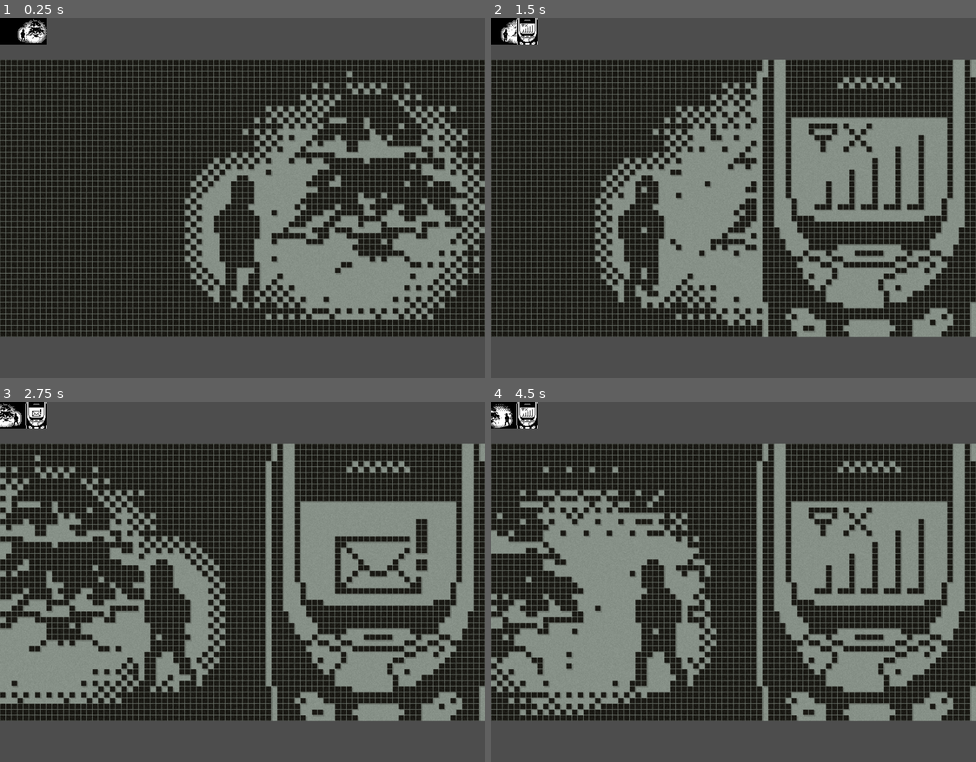
Above: before the commit, frames 1-4 (two rows, left to right).
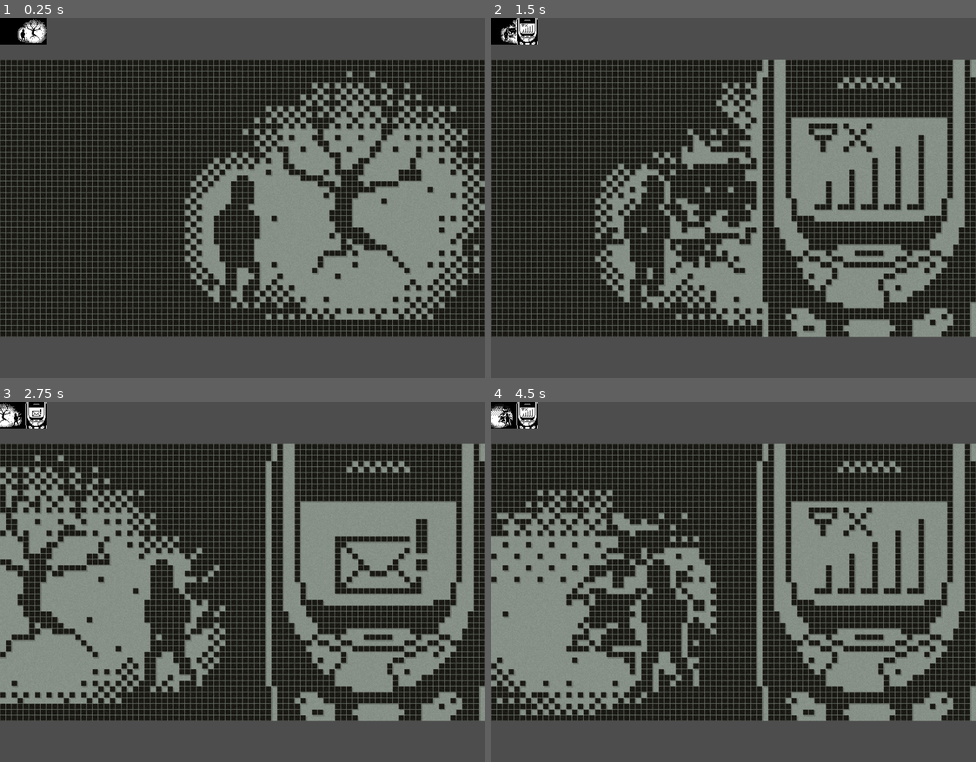
Above: after the commit, the same moments.

Repository: Eptwalabha/nj6-freeze
Game: Godot game, scene res://main.tscn
Two runs of this game, one before a commit and one after it. Both use one fixed random seed, a clock stepped at 60 frames per second and the inputs below. Sound files missing from this copy of the repository are replaced by a short silence.
Inputs:
- Up to frame 1 (0.25 s): no input
- Up to frame 2 (1.5 s): tap Enter at 0.5 s; hold Space (action-confirm) 0.53-1.28 s; hold Right (move_right) from 0.53 s (still down); tap Up (move_up) at 0.77 s; tap Space (action-confirm) at 1.35 s
- Up to frame 3 (2.75 s): tap Up (move_up) at 1.52 s; release Right (move_right) at 2.03 s; hold Left (move_left) from 2.03 s (still down); hold Space (action-confirm) from 2.03 s (still down)
- Up to frame 4 (4.5 s): release Left (move_left) at 2.78 s; release Space (action-confirm) at 2.78 s; hold Right (move_right) 2.78-4.28 s; tap Space (action-confirm) at 2.85, 4.35 s; tap Up (move_up) at 3.02, 3.77 s; hold Space (action-confirm) 3.53-4.28 s; hold Left (move_left) from 4.28 s (still down)

The runs differ from the first frame. In frame 1, 7.5% of the frame differs, in the area x 4-100%, y 0-84%; in frame 2, 6.1%; in frame 3, 7.2%; in frame 4, 11%, in the area x 0-47%, y 0-88%.

Commit message:
re-organize level

Diff:
--- a/scene/enemies/shadow.tscn
+++ b/scene/enemies/shadow.tscn
@@ -476,6 +476,7 @@
 autostart = true
 
 [node name="Label" type="Label" parent="."]
+visible = false
 offset_left = -40.0
 offset_top = -33.0
 offset_bottom = -24.0
--- /dev/null
+++ b/scene/game/frozen-map.tscn
@@ -0,0 +1,198 @@
+[gd_scene load_steps=15 format=3 uid="uid://bcei26fhiuwfn"]
+
+[ext_resource type="Texture2D" uid="uid://bjaw7b3gfr1kb" path="res://assets/img/props/nature.png" id="1_bjwek"]
+[ext_resource type="Script" path="res://scene/game/map.gd" id="1_u0pnf"]
+[ext_resource type="Material" uid="uid://4qotextykkj0" path="res://assets/material/dither.tres" id="2_aqtrm"]
+[ext_resource type="PackedScene" uid="uid://cm2v0fcolsc2k" path="res://scene/core/dialog_trigger.tscn" id="4_gty0q"]
+
+[sub_resource type="Gradient" id="Gradient_4ufv7"]
+offsets = PackedFloat32Array(0)
+colors = PackedColorArray(0, 0, 0, 1)
+
+[sub_resource type="GradientTexture2D" id="GradientTexture2D_ucaie"]
+gradient = SubResource("Gradient_4ufv7")
+width = 168
+height = 84
+
+[sub_resource type="OccluderPolygon2D" id="OccluderPolygon2D_khsu2"]
+polygon = PackedVector2Array(-100, 2, 41, 4, 99, -9, 121, -26, 134, -31, 179, -31, 173, -1, 184, 4, 298, 4, 307, 31, -150, 32)
+
+[sub_resource type="WorldBoundaryShape2D" id="WorldBoundaryShape2D_k2sur"]
+
+[sub_resource type="WorldBoundaryShape2D" id="WorldBoundaryShape2D_p1qj0"]
+normal = Vector2(1, 0)
+distance = -79.0
+
+[sub_resource type="WorldBoundaryShape2D" id="WorldBoundaryShape2D_7nsbq"]
+normal = Vector2(-1, 0)
+distance = -500.0
+
+[sub_resource type="Gradient" id="Gradient_fuqbt"]
+
+[sub_resource type="GradientTexture2D" id="GradientTexture2D_0w5sa"]
+gradient = SubResource("Gradient_fuqbt")
+width = 16
+fill_from = Vector2(0.5, 0.5)
+fill_to = Vector2(0.5, 0.7)
+
+[sub_resource type="Gradient" id="Gradient_4slfs"]
+offsets = PackedFloat32Array(0)
+colors = PackedColorArray(0, 0, 0, 1)
+
+[sub_resource type="GradientTexture2D" id="GradientTexture2D_hrw1l"]
+gradient = SubResource("Gradient_4slfs")
+
+[node name="FrozenMap" type="Node2D"]
+light_mask = 3
+script = ExtResource("1_u0pnf")
+
+[node name="Light" type="Node2D" parent="."]
+
+[node name="Darkness" type="PointLight2D" parent="Light"]
+unique_name_in_owner = true
+visible = false
+position = Vector2(0, -59.5119)
+scale = Vector2(1, 2.15476)
+blend_mode = 2
+texture = SubResource("GradientTexture2D_ucaie")
+
+[node name="LightOccluder2D" type="LightOccluder2D" parent="Light"]
+occluder = SubResource("OccluderPolygon2D_khsu2")
+occluder_light_mask = 3
+
+[node name="Physics" type="Node2D" parent="."]
+
+[node name="LevelBoundary" type="StaticBody2D" parent="Physics"]
+collision_layer = 2
+collision_mask = 0
+
+[node name="Bottom" type="CollisionShape2D" parent="Physics/LevelBoundary"]
+shape = SubResource("WorldBoundaryShape2D_k2sur")
+
+[node name="Left" type="CollisionShape2D" parent="Physics/LevelBoundary"]
+shape = SubResource("WorldBoundaryShape2D_p1qj0")
+
+[node name="Right" type="CollisionShape2D" parent="Physics/LevelBoundary"]
+shape = SubResource("WorldBoundaryShape2D_7nsbq")
+
+[node name="LevelCollision" type="StaticBody2D" parent="Physics"]
+collision_layer = 2
+collision_mask = 0
+
+[node name="CollisionShape2D" type="CollisionPolygon2D" parent="Physics/LevelCollision"]
+polygon = PackedVector2Array(43, 2, 72, -5, 96, -13, 111, -24, 119, -31, 131, -35, 186, -35, 193, -30, 196, 22, 43, 20)
+
+[node name="Props" type="Node2D" parent="."]
+
+[node name="Background" type="Sprite2D" parent="Props"]
+z_index = -1
+z_as_relative = false
+texture_repeat = 2
+material = ExtResource("2_aqtrm")
+position = Vector2(0, -28.5)
+scale = Vector2(1, 2.5119)
+texture = SubResource("GradientTexture2D_0w5sa")
+region_enabled = true
+region_rect = Rect2(0, 0, 1000, 84)
+
+[node name="Rock2" type="Sprite2D" parent="Props"]
+position = Vector2(-94, -35)
+texture = ExtResource("1_bjwek")
+flip_h = true
+region_enabled = true
+region_rect = Rect2(55, 116, 28, 26)
+
+[node name="Rock3" type="Sprite2D" parent="Props"]
+position = Vector2(-85, -25)
+texture = ExtResource("1_bjwek")
+flip_h = true
+region_enabled = true
+region_rect = Rect2(37, 124, 16, 18)
+
+[node name="Rock" type="Sprite2D" parent="Props"]
+position = Vector2(-88, -8)
+texture = ExtResource("1_bjwek")
+region_enabled = true
+region_rect = Rect2(55, 116, 28, 26)
+
+[node name="Rock5" type="Sprite2D" parent="Props"]
+modulate = Color(0, 0, 0, 1)
+position = Vector2(-94, -19)
+texture = ExtResource("1_bjwek")
+flip_h = true
+region_enabled = true
+region_rect = Rect2(37, 124, 16, 18)
+
+[node name="Rock7" type="Sprite2D" parent="Props"]
+position = Vector2(182, -13)
+texture = ExtResource("1_bjwek")
+flip_h = true
+region_enabled = true
+region_rect = Rect2(55, 116, 28, 26)
+
+[node name="Rock8" type="Sprite2D" parent="Props"]
+position = Vector2(171, -23)
+texture = ExtResource("1_bjwek")
+flip_h = true
+region_enabled = true
+region_rect = Rect2(37, 124, 16, 18)
+
+[node name="Rock9" type="Sprite2D" parent="Props"]
+position = Vector2(185, -19)
+texture = ExtResource("1_bjwek")
+flip_h = true
+region_enabled = true
+region_rect = Rect2(37, 124, 16, 18)
+
+[node name="Tree3" type="Sprite2D" parent="Props"]
+position = Vector2(-9, -22)
+texture = ExtResource("1_bjwek")
+flip_h = true
+region_enabled = true
+region_rect = Rect2(23, 61, 24, 34)
+
+[node name="Tree4" type="Sprite2D" parent="Props"]
+position = Vector2(26, -27)
+texture = ExtResource("1_bjwek")
+region_enabled = true
+region_rect = Rect2(1, 4, 33, 43)
+
+[node name="Tree5" type="Sprite2D" parent="Props"]
+position = Vector2(244, -25)
+texture = ExtResource("1_bjwek")
+region_enabled = true
+region_rect = Rect2(1, 4, 33, 43)
+
+[node name="Tree2" type="Sprite2D" parent="Props"]
+position = Vector2(72, -23)
+rotation = -0.144396
+texture = ExtResource("1_bjwek")
+flip_h = true
+region_enabled = true
+region_rect = Rect2(36, 4, 29, 43)
+
+[node name="BlackSquare" type="Sprite2D" parent="Props"]
+position = Vector2(-122, -13)
+rotation = -0.271074
+texture = SubResource("GradientTexture2D_hrw1l")
+
+[node name="Triggers" type="Node2D" parent="."]
+
+[node name="Dialogs" type="Node2D" parent="Triggers"]
+
+[node name="DialogTrigger" parent="Triggers/Dialogs" instance=ExtResource("4_gty0q")]
+position = Vector2(-73, -11)
+trigger_id = &"intro_cliff"
+dialog_ids = Array[StringName]([&"intro-cliff"])
+random = false
+
+[node name="DialogTrigger2" parent="Triggers/Dialogs" instance=ExtResource("4_gty0q")]
+position = Vector2(19, -11)
+trigger_id = &"tr_intro"
+dialog_ids = Array[StringName]([&"intro", &"lol", &"play"])
+random = false
+
+[node name="PlayerSpawn" type="Marker2D" parent="."]
+position = Vector2(-28, 0)
+
+[node name="Particles" type="Node2D" parent="."]
--- a/scene/game/level-frozen.gd
+++ b/scene/game/game-map.gd
@@ -6,6 +6,7 @@
 @onready var shadows: Node2D = $Shadows
 @onready var player: Player = %Player
 @onready var darkness: PointLight2D = $Darkness
+@onready var map: GameMap = $FrozenMap
 
 var phone_visible : bool = false
 var dialog_visible : bool = true
@@ -20,16 +21,15 @@
 var game_states : Array[GAME_STATE] = [GAME_STATE.PLAYING]
 
 func _ready() -> void:
+	player.global_position = map.get_player_spawn_point()
+	map.player = player
 	player.visible = true
-	darkness.visible = true
 	GameData.phone_drawn.connect(_on_phone_drawn)
 	GameData.phone_hidden.connect(_on_phone_hidden)
 	GameData.phone_message_received.connect(_on_phone_message_received)
 	for shadow in get_tree().get_nodes_in_group("shadow"):
 		shadow.target = player
 
-func _process(delta: float) -> void:
-	darkness.global_position = player.global_position
 
 func _input(event: InputEvent) -> void:
 	match game_states[-1]:
--- a/scene/game/level-frozen.tscn
+++ b/scene/game/level-frozen.tscn
@@ -1,31 +1,12 @@
-[gd_scene load_steps=18 format=3 uid="uid://cctjx2lhey38e"]
+[gd_scene load_steps=12 format=3 uid="uid://cctjx2lhey38e"]
 
 [ext_resource type="PackedScene" uid="uid://n5iv26l5gsf2" path="res://scene/core/player.tscn" id="1_7hnpo"]
-[ext_resource type="Script" path="res://scene/game/level-frozen.gd" id="1_n6571"]
-[ext_resource type="Material" uid="uid://4qotextykkj0" path="res://assets/material/dither.tres" id="2_8mtf3"]
-[ext_resource type="PackedScene" uid="uid://bcei26fhiuwfn" path="res://scene/game/lvl-frozen.tscn" id="3_focsm"]
+[ext_resource type="Script" path="res://scene/game/game-map.gd" id="1_n6571"]
+[ext_resource type="PackedScene" uid="uid://bcei26fhiuwfn" path="res://scene/game/frozen-map.tscn" id="3_focsm"]
 [ext_resource type="PackedScene" uid="uid://d1pjmsekkiy57" path="res://scene/ui/nokia.tscn" id="3_nrk03"]
 [ext_resource type="PackedScene" uid="uid://bspf32n5wp0pj" path="res://scene/fx/fx-snow.tscn" id="4_uay63"]
 [ext_resource type="PackedScene" uid="uid://bu5ptnxlx0o3w" path="res://scene/ui/dialog.tscn" id="6_kx16t"]
-[ext_resource type="PackedScene" uid="uid://cm2v0fcolsc2k" path="res://scene/core/dialog_trigger.tscn" id="6_tsl1j"]
 [ext_resource type="PackedScene" uid="uid://4taukevrdihr" path="res://scene/enemies/shadow.tscn" id="9_5towt"]
-
-[sub_resource type="Gradient" id="Gradient_ujkcw"]
-
-[sub_resource type="GradientTexture2D" id="GradientTexture2D_f8a64"]
-gradient = SubResource("Gradient_ujkcw")
-width = 16
-fill_from = Vector2(0.5, 0.5)
-fill_to = Vector2(0.5, 0.7)
-
-[sub_resource type="Gradient" id="Gradient_4ufv7"]
-offsets = PackedFloat32Array(0)
-colors = PackedColorArray(0, 0, 0, 1)
-
-[sub_resource type="GradientTexture2D" id="GradientTexture2D_8t44e"]
-gradient = SubResource("Gradient_4ufv7")
-width = 168
-height = 84
 
 [sub_resource type="Animation" id="Animation_2qc2c"]
 length = 0.001
@@ -152,37 +133,13 @@
 metadata/_edit_vertical_guides_ = [84.0]
 metadata/_edit_horizontal_guides_ = [48.0]
 
-[node name="Background" type="Sprite2D" parent="."]
-z_index = -1
-z_as_relative = false
-texture_repeat = 2
-material = ExtResource("2_8mtf3")
-position = Vector2(0, -31.5)
-scale = Vector2(1, 2.15476)
-texture = SubResource("GradientTexture2D_f8a64")
-region_enabled = true
-region_rect = Rect2(0, 0, 1000, 84)
-
-[node name="Darkness" type="PointLight2D" parent="."]
-visible = false
-position = Vector2(0, -59.5119)
-scale = Vector2(1, 2.15476)
-blend_mode = 2
-texture = SubResource("GradientTexture2D_8t44e")
-
-[node name="Level" parent="." instance=ExtResource("3_focsm")]
+[node name="FrozenMap" parent="." instance=ExtResource("3_focsm")]
 
 [node name="Shadows" type="Node2D" parent="."]
 position = Vector2(0, -2)
 
 [node name="Shadow" parent="Shadows" instance=ExtResource("9_5towt")]
-position = Vector2(201, -20)
-
-[node name="DialogTrigger" parent="." instance=ExtResource("6_tsl1j")]
-position = Vector2(-19, -12)
-trigger_id = &"tr_intro"
-dialog_ids = Array[StringName]([&"intro", &"lol", &"play"])
-random = false
+position = Vector2(173, -37)
 
 [node name="Player" parent="." instance=ExtResource("1_7hnpo")]
 unique_name_in_owner = true
@@ -206,8 +163,10 @@
 
 [node name="BackBufferCopy" type="BackBufferCopy" parent="."]
 position = Vector2(0, -39)
+copy_mode = 2
 
 [node name="Snow" parent="." instance=ExtResource("4_uay63")]
+unique_name_in_owner = true
 position = Vector2(-48, -39)
 amount = 200
 preprocess = 5.0
--- a/scene/game/lvl-frozen.tscn
+++ /dev/null
@@ -1,151 +0,0 @@
-[gd_scene load_steps=11 format=3 uid="uid://bcei26fhiuwfn"]
-
-[ext_resource type="Texture2D" uid="uid://bjaw7b3gfr1kb" path="res://assets/img/props/nature.png" id="1_bjwek"]
-[ext_resource type="Material" uid="uid://4qotextykkj0" path="res://assets/material/dither.tres" id="2_aqtrm"]
-
-[sub_resource type="WorldBoundaryShape2D" id="WorldBoundaryShape2D_k2sur"]
-
-[sub_resource type="WorldBoundaryShape2D" id="WorldBoundaryShape2D_p1qj0"]
-normal = Vector2(1, 0)
-distance = -79.0
-
-[sub_resource type="WorldBoundaryShape2D" id="WorldBoundaryShape2D_7nsbq"]
-normal = Vector2(-1, 0)
-distance = -500.0
-
-[sub_resource type="OccluderPolygon2D" id="OccluderPolygon2D_khsu2"]
-polygon = PackedVector2Array(-100, 2, 41, 4, 99, -9, 121, -26, 134, -31, 179, -31, 173, -1, 184, 4, 298, 4, 307, 31, -150, 32)
-
-[sub_resource type="Gradient" id="Gradient_fuqbt"]
-
-[sub_resource type="GradientTexture2D" id="GradientTexture2D_0w5sa"]
-gradient = SubResource("Gradient_fuqbt")
-width = 16
-fill_from = Vector2(0.5, 0.5)
-fill_to = Vector2(0.5, 0.7)
-
-[sub_resource type="Gradient" id="Gradient_4slfs"]
-offsets = PackedFloat32Array(0)
-colors = PackedColorArray(0, 0, 0, 1)
-
-[sub_resource type="GradientTexture2D" id="GradientTexture2D_hrw1l"]
-gradient = SubResource("Gradient_4slfs")
-
-[node name="Layer0" type="Node2D"]
-light_mask = 3
-
-[node name="LevelBoundary" type="StaticBody2D" parent="."]
-collision_layer = 2
-collision_mask = 0
-
-[node name="Bottom" type="CollisionShape2D" parent="LevelBoundary"]
-shape = SubResource("WorldBoundaryShape2D_k2sur")
-
-[node name="Left" type="CollisionShape2D" parent="LevelBoundary"]
-shape = SubResource("WorldBoundaryShape2D_p1qj0")
-
-[node name="Right" type="CollisionShape2D" parent="LevelBoundary"]
-shape = SubResource("WorldBoundaryShape2D_7nsbq")
-
-[node name="LevelCollision" type="StaticBody2D" parent="."]
-collision_layer = 2
-collision_mask = 0
-
-[node name="CollisionShape2D" type="CollisionPolygon2D" parent="LevelCollision"]
-polygon = PackedVector2Array(43, 2, 72, -5, 96, -13, 111, -24, 119, -31, 131, -35, 186, -35, 193, -30, 196, 22, 43, 20)
-
-[node name="Rock2" type="Sprite2D" parent="."]
-position = Vector2(-94, -35)
-texture = ExtResource("1_bjwek")
-flip_h = true
-region_enabled = true
-region_rect = Rect2(55, 116, 28, 26)
-
-[node name="Rock3" type="Sprite2D" parent="."]
-position = Vector2(-85, -25)
-texture = ExtResource("1_bjwek")
-flip_h = true
-region_enabled = true
-region_rect = Rect2(37, 124, 16, 18)
-
-[node name="Rock" type="Sprite2D" parent="."]
-position = Vector2(-88, -8)
-texture = ExtResource("1_bjwek")
-region_enabled = true
-region_rect = Rect2(55, 116, 28, 26)
-
-[node name="Rock5" type="Sprite2D" parent="."]
-modulate = Color(0, 0, 0, 1)
-position = Vector2(-94, -19)
-texture = ExtResource("1_bjwek")
-flip_h = true
-region_enabled = true
-region_rect = Rect2(37, 124, 16, 18)
-
-[node name="Rock7" type="Sprite2D" parent="."]
-position = Vector2(182, -13)
-texture = ExtResource("1_bjwek")
-flip_h = true
-region_enabled = true
-region_rect = Rect2(55, 116, 28, 26)
-
-[node name="Rock8" type="Sprite2D" parent="."]
-position = Vector2(171, -23)
-texture = ExtResource("1_bjwek")
-flip_h = true
-region_enabled = true
-region_rect = Rect2(37, 124, 16, 18)
-
-[node name="Rock9" type="Sprite2D" parent="."]
-position = Vector2(185, -19)
-texture = ExtResource("1_bjwek")
-flip_h = true
-region_enabled = true
-region_rect = Rect2(37, 124, 16, 18)
-
-[node name="Tree3" type="Sprite2D" parent="."]
-position = Vector2(-27, -28)
-texture = ExtResource("1_bjwek")
-region_enabled = true
-region_rect = Rect2(1, 4, 33, 43)
-
-[node name="Tree4" type="Sprite2D" parent="."]
-position = Vector2(26, -27)
-texture = ExtResource("1_bjwek")
-region_enabled = true
-region_rect = Rect2(1, 4, 33, 43)
-
-[node name="Tree5" type="Sprite2D" parent="."]
-position = Vector2(244, -25)
-texture = ExtResource("1_bjwek")
-region_enabled = true
-region_rect = Rect2(1, 4, 33, 43)
-
-[node name="Tree2" type="Sprite2D" parent="."]
-position = Vector2(72, -23)
-rotation = -0.144396
-scale = Vector2(1, 1)
-texture = ExtResource("1_bjwek")
-flip_h = true
-region_enabled = true
-region_rect = Rect2(36, 4, 29, 43)
-
-[node name="LightOccluder2D" type="LightOccluder2D" parent="."]
-occluder = SubResource("OccluderPolygon2D_khsu2")
-occluder_light_mask = 3
-
-[node name="Background" type="Sprite2D" parent="."]
-z_index = -1
-z_as_relative = false
-texture_repeat = 2
-material = ExtResource("2_aqtrm")
-position = Vector2(0, -28.5)
-scale = Vector2(1, 2.5119)
-texture = SubResource("GradientTexture2D_0w5sa")
-region_enabled = true
-region_rect = Rect2(0, 0, 1000, 84)
-
-[node name="Items" type="Sprite2D" parent="."]
-position = Vector2(-122, -13)
-rotation = -0.271074
-texture = SubResource("GradientTexture2D_hrw1l")
--- /dev/null
+++ b/scene/game/map.gd
@@ -0,0 +1,16 @@
+class_name GameMap
+extends Node2D
+
+@onready var player_spawn: Marker2D = $PlayerSpawn
+@onready var darkness: PointLight2D = %Darkness
+
+var player : Player
+
+func _ready() -> void:
+	darkness.visible = true
+
+func get_player_spawn_point() -> Vector2:
+	return player_spawn.global_position
+
+func _process(delta: float) -> void:
+	darkness.global_position = player.global_position
